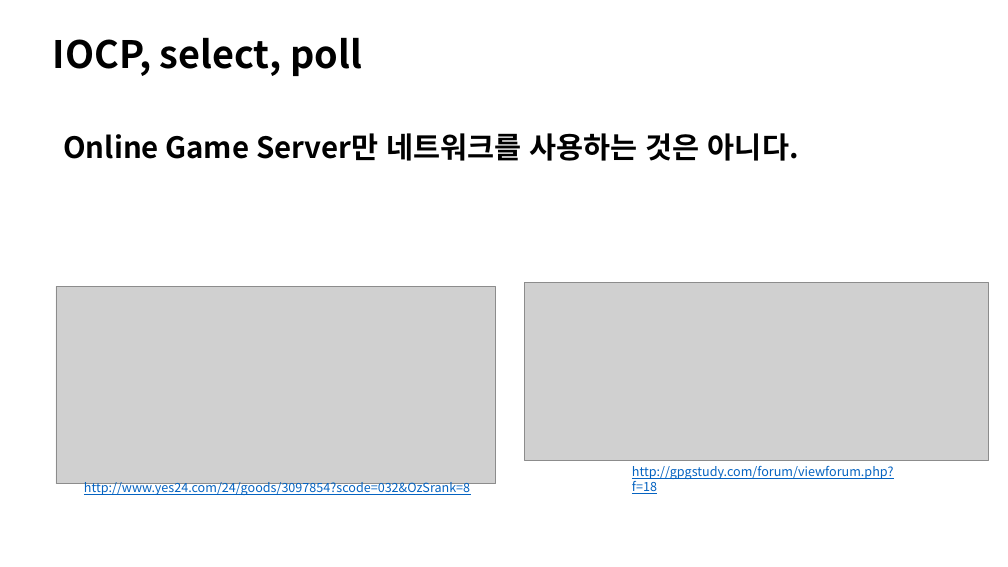
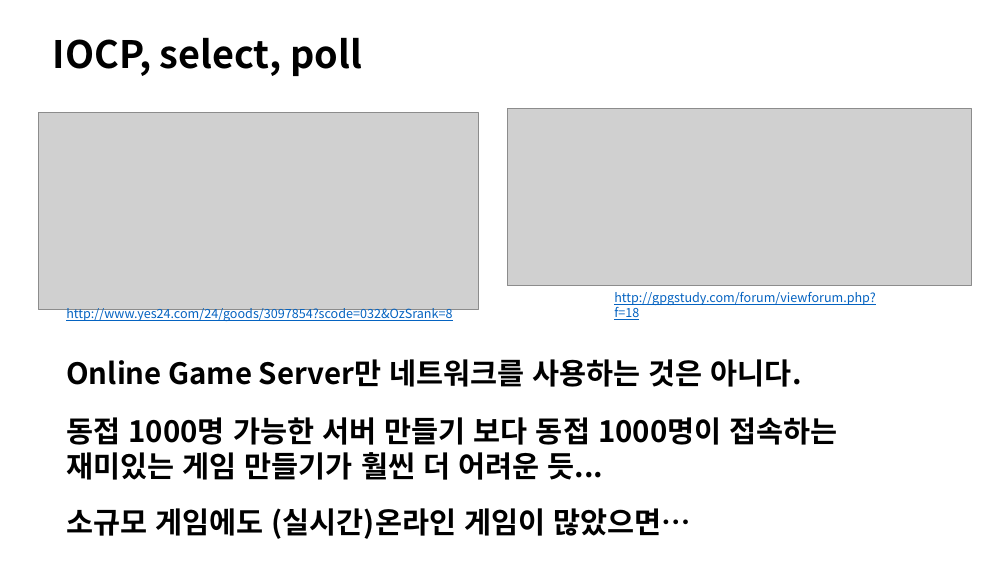
Before and after one commit to Dylan-Jang/conf_cpp_korea_201702, a slide deck: slide 24 of WSAPoll, Fast Loopback.pptx (slide 23 before the commit). Drawn at 1008x567 pixels with LibreOffice and Linux fonts; fonts in the diff are those of the drawing; grey boxes stand for pictures. Boxes give left, top, right and bottom in pixels: in the first picture for what was removed or moved away, otherwise in the second. Text is boxed around its words. In the diff, an @@ line names an element or a change of style, - is before the commit and + after.

```diff
--- a/WSAPoll, Fast Loopback.pptx
+++ b/WSAPoll, Fast Loopback.pptx
@@ picture: place and size @@
-picture at (56, 287, 496, 484)
+picture at (39, 112, 479, 309)
@@ picture: place and size @@
-picture at (525, 283, 989, 461)
+picture at (507, 109, 972, 287)
@@ text "http://gpgstudy.com/forum/viewforum.php?f=18": place and size @@
-text "http://gpgstudy.com/forum/viewforum.php?f=18" at (632, 466, 894, 494)
+text "http://gpgstudy.com/forum/viewforum.php?f=18" at (614, 292, 876, 320)
@@ text "http://www.yes24.com/24/goods/3097854?scode=032&OzSrank=8": place and size @@
-text "http://www.yes24.com/24/goods/3097854?scode=032&OzSrank=8" at (84, 482, 470, 496)
+text "http://www.yes24.com/24/goods/3097854?scode=032&OzSrank=8" at (66, 308, 452, 322)
@@ text "Online Game Server만 네트워크를 사용하는 ...": place and size @@
-text "Online Game Server만 네트워크를 사용하는 ..." at (63, 133, 799, 161)
+text "Online Game Server만 네트워크를 사용하는 ..." at (66, 359, 802, 387)
@@ text added at (66, 417, 838, 480), 28 pt, text #000000, bold @@
+동접 1000명 가능한 서버 만들기 보다 동접 1000명이 접속하는 재미있는 게임 만들기가 훨씬 더 어려운 듯...
@@ text added at (66, 508, 691, 539), 28 pt, text #000000, bold @@
+소규모 게임에도 (실시간)온라인 게임이 많았으면…
```
Also in this commit, not shown: 4 slides added, 3 slides removed, 3 other files.
